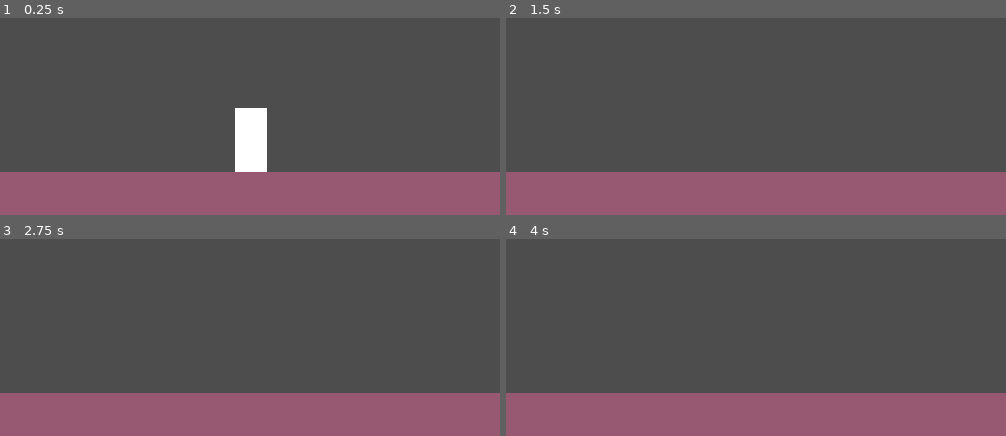
Above: before the commit, frames 1-4 (two rows, left to right).
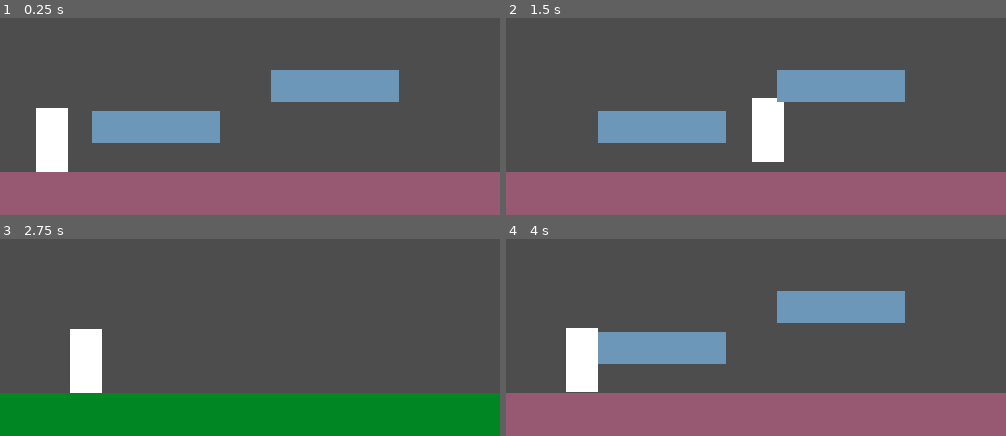
Above: after the commit, the same moments.

Repository: flrping/two-body-problem
Game: Godot game, scene res://scenes/test.tscn
The game is run twice, just before and just after one commit, with the same random seed, the same clock (stepped at 60 frames per second) and the same inputs.
Inputs:
- Up to frame 1 (0.25 s): no input
- Up to frame 2 (1.5 s): tap Enter (ui_accept) at 0.5, 0.77 s; hold Right (ui_right) from 0.53 s (still down)
- Up to frame 3 (2.75 s): tap Enter (ui_accept) at 1.52 s; release Right (ui_right) at 2.03 s; hold Left (ui_left) from 2.03 s (still down)
- Up to frame 4 (4 s): release Left (ui_left) at 2.78 s; hold Right (ui_right) from 2.78 s (still down); tap Enter (ui_accept) at 3.02, 3.77 s

The runs differ from the first frame. In frame 1, 12% of the frame differs, in the area x 7-80%, y 26-79%; in frame 2, 10%; in frame 3, 24%, in the area x 0-100%, y 45-100%; in frame 4, 10%.

Commit message:
simple platform

Diff:
--- /dev/null
+++ b/src/scenes/platform.tscn
@@ -0,0 +1,15 @@
+[gd_scene load_steps=2 format=3 uid="uid://bjnvryfbfpnb7"]
+
+[sub_resource type="RectangleShape2D" id="RectangleShape2D_v4t87"]
+size = Vector2(128, 31)
+
+[node name="Platform" type="AnimatableBody2D"]
+
+[node name="ColorRect" type="ColorRect" parent="."]
+offset_right = 128.0
+offset_bottom = 32.0
+color = Color(0.42745098, 0.5921569, 0.7254902, 1)
+
+[node name="CollisionShape2D" type="CollisionShape2D" parent="."]
+position = Vector2(64, 15.5)
+shape = SubResource("RectangleShape2D_v4t87")
--- a/src/scenes/test.tscn
+++ b/src/scenes/test.tscn
@@ -1,7 +1,8 @@
-[gd_scene load_steps=4 format=3 uid="uid://bjxxjp18q6ra4"]
+[gd_scene load_steps=5 format=3 uid="uid://bjxxjp18q6ra4"]
 
 [ext_resource type="PackedScene" uid="uid://drf0ttkbavooc" path="res://scenes/transition.tscn" id="1_bl13t"]
 [ext_resource type="PackedScene" uid="uid://dt3anowi1fbkx" path="res://scenes/player.tscn" id="1_fghjm"]
+[ext_resource type="PackedScene" uid="uid://bjnvryfbfpnb7" path="res://scenes/platform.tscn" id="3_iyx0m"]
 
 [sub_resource type="RectangleShape2D" id="RectangleShape2D_fghjm"]
 size = Vector2(499.5, 43)
@@ -15,7 +16,7 @@
 metadata/to = "test-transitions"
 
 [node name="Player" parent="." instance=ExtResource("1_fghjm")]
-position = Vector2(251, 307)
+position = Vector2(52, 312)
 
 [node name="StaticBody2D" type="StaticBody2D" parent="."]
 
@@ -37,3 +38,9 @@
 limit_top = 0
 limit_right = 500
 limit_bottom = 400
+
+[node name="Platform" parent="." instance=ExtResource("3_iyx0m")]
+position = Vector2(92, 296)
+
+[node name="Platform2" parent="." instance=ExtResource("3_iyx0m")]
+position = Vector2(271, 255)
